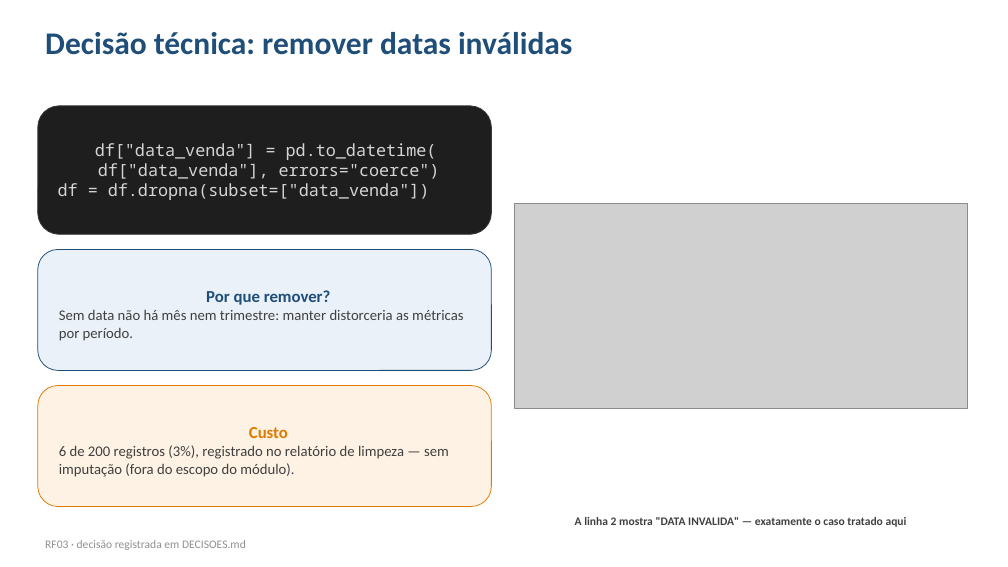
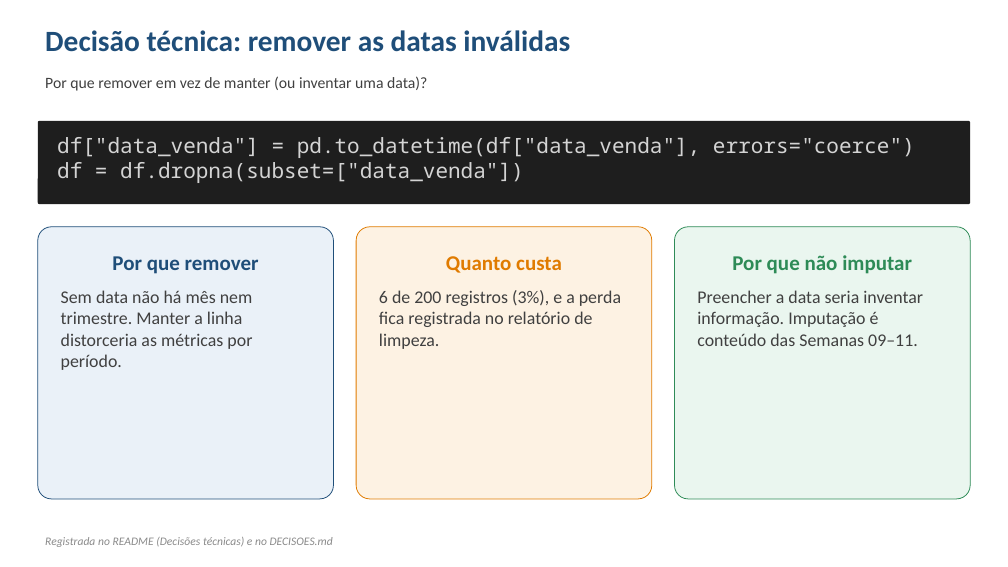
Before and after one commit to petersongardin/SalesInsight-PY, a slide deck: slide 36 of SalesInsight_PY.pptx (slide 19 before the commit). Drawn at 1008x567 pixels with LibreOffice and Linux fonts; fonts in the diff are those of the drawing; grey boxes stand for pictures. Boxes give left, top, right and bottom in pixels: in the first picture for what was removed or moved away, otherwise in the second. Text is boxed around its words. In the diff, an @@ line names an element or a change of style, - is before the commit and + after.

```diff
--- a/SalesInsight_PY.pptx
+++ b/SalesInsight_PY.pptx
@@ text at <box>45,30,570,52</box>: text changed; size 30 to 28 pt @@
-Decisão técnica: remover datas inválidas
+Decisão técnica: remover as datas inválidas
@@ text added at <box>45,76,427,91</box>, 15 pt, text #404040 @@
+Por que remover em vez de manter (ou inventar uma data)?
@@ rounded rectangle "df["data_venda"] = pd.to_datetime(df["data_venda"], errors=" ...": place and size @@
-rounded rectangle "df["data_venda"] = pd.to_datetime(df["data_venda"], errors=" ..." at <box>38,106,492,234</box>
+rounded rectangle "df["data_venda"] = pd.to_datetime(df["data_venda"], errors=" ..." at <box>38,121,970,204</box>
@@ rounded rectangle "df["data_venda"] = pd.to_datetime(df["data_venda"], errors=" ..." at <box>38,121,970,204</box>: vertical alignment middle to top; outline #3A3A3A 0.75 pt to none; proportions changed @@
@@ text in rounded rectangle at <box>57,137,915,158</box>: text changed; size 16 to 20 pt @@
-df["data_venda"] = pd.to_datetime(
-df["data_venda"], errors="coerce")
+df["data_venda"] = pd.to_datetime(df["data_venda"], errors="coerce")
@@ text in rounded rectangle at <box>57,162,524,183</box>: size 16 to 20 pt in "df = df.dropna(subset=["data_venda"])" @@
@@ picture removed at <box>514,203,968,408</box> @@
@@ rounded rectangle "Por que remover": place and size @@
-rounded rectangle "Por que remover" at <box>38,250,492,371</box>
+rounded rectangle "Por que remover" at <box>38,227,333,499</box>
@@ rounded rectangle "Por que remover" at <box>38,227,333,499</box>: vertical alignment middle to top; proportions changed @@
@@ rounded rectangle added at <box>356,227,652,499</box>, fill #FDF2E3, outline #E07B00 0.75 pt, 17 pt, text #404040 @@
+Quanto custa
+6 de 200 registros (3%), e a perda fica registrada no relatório de limpeza.
@@ rounded rectangle added at <box>675,227,970,499</box>, fill #EAF6EF, outline #2E8B57 0.75 pt, 17 pt, text #404040 @@
+Por que não imputar
+Preencher a data seria inventar informação. Imputação é conteúdo das Semanas 09–11.
@@ text in rounded rectangle at <box>61,256,259,370</box>: text changed; size 14 to 17 pt @@
-Por que remover?
-Sem data não há mês nem trimestre: manter distorceria as métricas por período.
+Por que remover
+Sem data não há mês nem trimestre. Manter a linha distorceria as métricas por período.
@@ rounded rectangle removed at <box>38,386,492,507</box> @@
-Custo
-6 de 200 registros (3%), registrado no relatório de limpeza — sem imputação (fora do escopo do módulo).
@@ text at <box>45,537,333,547</box>: text changed; text colour #909090 to #8A8A8A; italic on @@
-RF03 · decisão registrada em DECISOES.md
+Registrada no README (Decisões técnicas) e no DECISOES.md
@@ text removed at <box>575,517,907,527</box> @@
-A linha 2 mostra "DATA INVALIDA" — exatamente o caso tratado aqui
```
Also in this commit, not shown: 18 other slides changed, 19 slides added, 2 slides removed, 15 other files.
